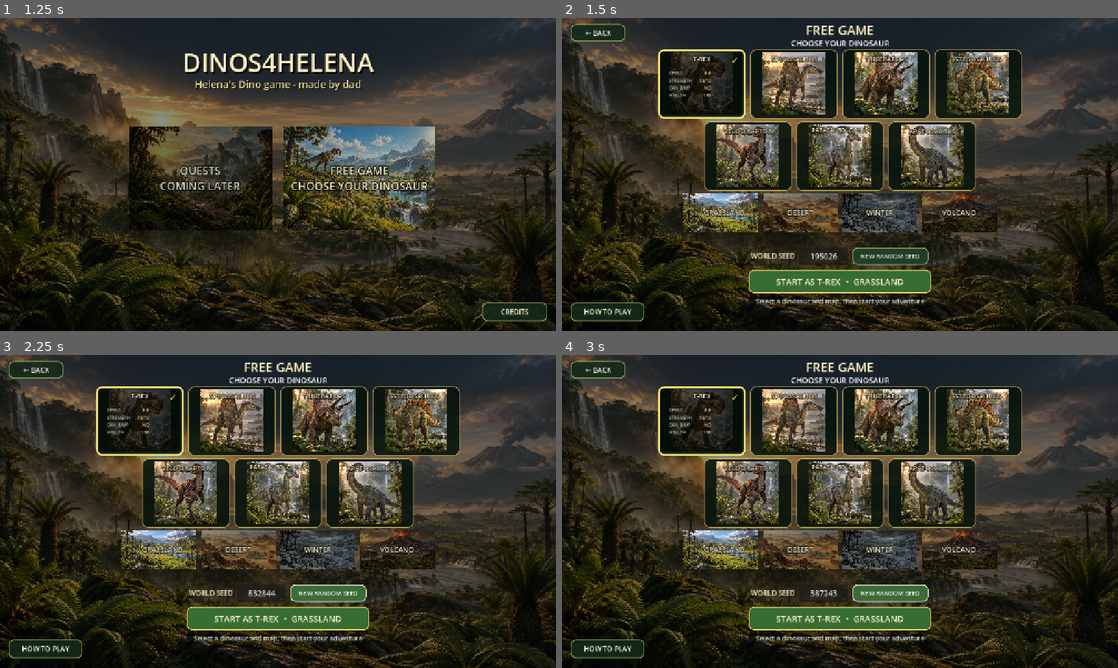
Above: before the commit, frames 1-4 (two rows, left to right).
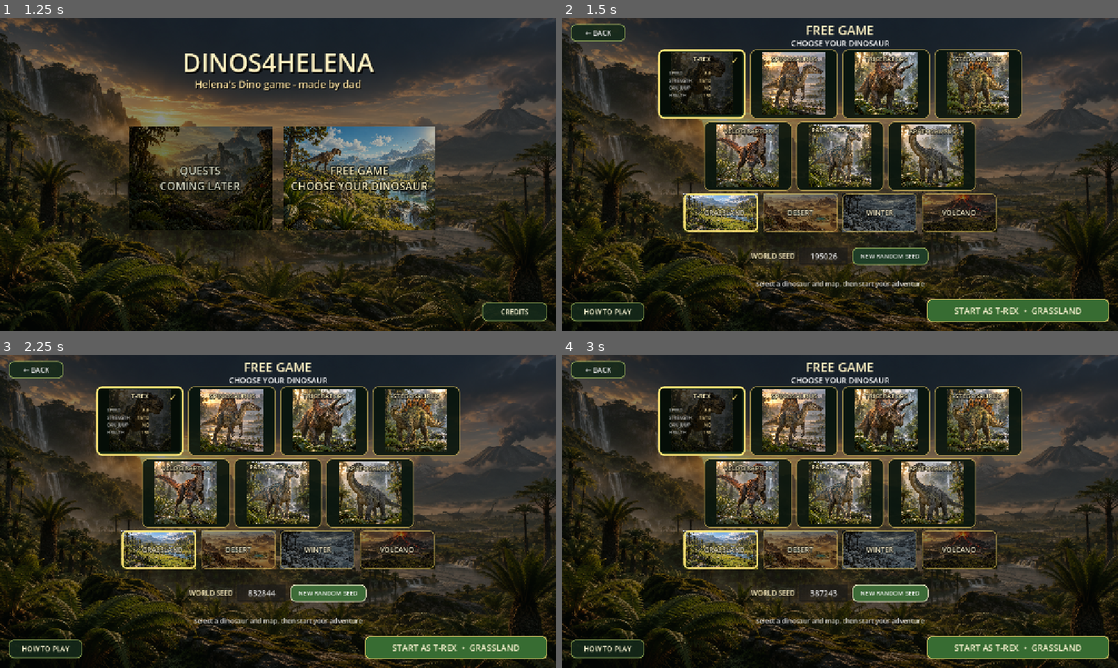
Above: after the commit, the same moments.

Repository: Studio-Level-6128/Dinos4Helena
Game: Godot game, scene res://scenes/main.tscn
Two runs of this game, one before a commit and one after it. Both use one fixed random seed, a clock stepped at 60 frames per second and the inputs below.
Inputs:
- Up to frame 1 (1.25 s): click "TAP TO CONTINUE" at 0.5 s
- Up to frame 2 (1.5 s): click "FREE GAME CHOOSE YOUR DINOSAUR" at 1.25 s
- Up to frame 3 (2.25 s): click "NEW RANDOM SEED" at 2 s
- Up to frame 4 (3 s): click "NEW RANDOM SEED" at 2.75 s

Frame 1 is identical in both runs. In frame 2, 5.9% of the frame differs, in the area x 21-99%, y 56-98%; in frame 3, 5.9%; in frame 4, 5.9%.

Commit message:
map themes fixes

Diff:
--- a/scripts/main.gd
+++ b/scripts/main.gd
@@ -431,6 +431,12 @@
 		theme_button.tooltip_text = "Select the %s map" % MAP_THEME_LABELS[theme_index].capitalize()
 		theme_button.pressed.connect(_select_map_theme.bind(theme_id))
 		theme_row.add_child(theme_button)
+		var rim := Panel.new()
+		rim.name = "ThemeRim"
+		rim.set_anchors_and_offsets_preset(Control.PRESET_FULL_RECT)
+		rim.mouse_filter = Control.MOUSE_FILTER_IGNORE
+		rim.add_theme_stylebox_override("panel", _theme_tile_rim_style(theme_id == selected_map_theme))
+		theme_button.add_child(rim)
 		map_theme_buttons[theme_id] = theme_button
 
 	var seed_row := HBoxContainer.new()
@@ -471,8 +477,8 @@
 
 	start_game_button = Button.new()
 	start_game_button.name = "StartGameButton"
-	start_game_button.set_anchors_preset(Control.PRESET_CENTER_TOP)
-	start_game_button.position = Vector2(-210, 579)
+	start_game_button.set_anchors_preset(Control.PRESET_BOTTOM_RIGHT)
+	start_game_button.position = Vector2(-440, -74)
 	start_game_button.size = Vector2(420, 54)
 	start_game_button.focus_mode = Control.FOCUS_NONE
 	start_game_button.add_theme_font_size_override("font_size", 20)
@@ -487,7 +493,7 @@
 	footer.text = "Select a dinosaur and map, then start your adventure"
 	footer.horizontal_alignment = HORIZONTAL_ALIGNMENT_CENTER
 	footer.set_anchors_preset(Control.PRESET_CENTER_TOP)
-	footer.position = Vector2(-350, 640)
+	footer.position = Vector2(-350, 600)
 	footer.size = Vector2(700, 28)
 	footer.add_theme_font_size_override("font_size", 15)
 	footer.add_theme_color_override("font_color", Color(1, 1, 1, 0.82))
@@ -574,6 +580,9 @@
 		button.add_theme_stylebox_override("normal", _tile_image_style(art, Color(1.0, 1.0, 1.0, 1.0) if selected else Color(0.54, 0.56, 0.53, 1.0)))
 		button.add_theme_stylebox_override("hover", _tile_image_style(art, Color(0.9, 0.92, 0.88, 1.0)))
 		button.add_theme_stylebox_override("pressed", _tile_image_style(art, Color(0.72, 0.74, 0.68, 1.0)))
+		var rim := button.find_child("ThemeRim", false, false) as Panel
+		if rim:
+			rim.add_theme_stylebox_override("panel", _theme_tile_rim_style(selected))
 
 
 func _update_start_button() -> void:
@@ -987,6 +996,15 @@
 	style.content_margin_right = 7
 	style.content_margin_top = 7
 	style.content_margin_bottom = 9
+	return style
+
+
+func _theme_tile_rim_style(selected := false) -> StyleBoxFlat:
+	var style := StyleBoxFlat.new()
+	style.bg_color = Color(0, 0, 0, 0)
+	style.border_color = Color("ffe778") if selected else Color(0.82, 0.72, 0.35, 0.72)
+	style.set_border_width_all(4 if selected else 2)
+	style.set_corner_radius_all(10)
 	return style
 
 
@@ -2016,6 +2034,15 @@
 			var inner := (ring_index + 1) * segments + segment_index
 			var inner_next := (ring_index + 1) * segments + next_segment
 			indices.append_array(PackedInt32Array([current, inner, next, next, inner, inner_next]))
+	# Seal the underside as well. It normally sits below the ground plane, but a
+	# closed mesh avoids holes when cameras use low angles or aggressive clipping.
+	var base_center := vertices.size()
+	vertices.append(Vector3(0.0, -0.35, 0.0))
+	normals.append(Vector3.DOWN)
+	uvs.append(Vector2(0.5, 0.5))
+	for segment_index in segments:
+		var next_segment := (segment_index + 1) % segments
+		indices.append_array(PackedInt32Array([base_center, next_segment, segment_index]))
 	var arrays := []
 	arrays.resize(Mesh.ARRAY_MAX)
 	arrays[Mesh.ARRAY_VERTEX] = vertices
@@ -2038,7 +2065,9 @@
 	var mountain := MeshInstance3D.new()
 	mountain.name = "TexturedVolcanoShell"
 	mountain.mesh = _volcano_shell_mesh()
-	mountain.material_override = GENERATED_MATERIALS.theme_ground_material("volcano", 0, 0.085)
+	var volcano_material := GENERATED_MATERIALS.theme_ground_material("volcano", 0, 0.085)
+	volcano_material.cull_mode = BaseMaterial3D.CULL_DISABLED
+	mountain.material_override = volcano_material
 	volcano.add_child(mountain)
 	_register_quality_geometry(mountain, "landmark")
 
--- a/tests/dinosaur_selection_smoke.gd
+++ b/tests/dinosaur_selection_smoke.gd
@@ -79,8 +79,19 @@
 	assert(theme_cards != null and theme_cards.get_child_count() == 4, "Visual map-theme cards are incomplete")
 	for theme_button in theme_cards.get_children():
 		assert((theme_button as Button).get_theme_stylebox("normal") is StyleBoxTexture, "Map theme card has no preview image")
+		var theme_rim := (theme_button as Button).find_child("ThemeRim", false, false) as Panel
+		assert(theme_rim != null, "Map theme card has no border rim")
+	var grassland_rim := (app.map_theme_buttons["grassland"] as Button).find_child("ThemeRim", false, false) as Panel
+	var desert_rim := (app.map_theme_buttons["desert"] as Button).find_child("ThemeRim", false, false) as Panel
+	assert((grassland_rim.get_theme_stylebox("panel") as StyleBoxFlat).border_width_top == 4, "Selected map theme should have a thick rim")
+	(app.map_theme_buttons["desert"] as Button).pressed.emit()
+	assert((desert_rim.get_theme_stylebox("panel") as StyleBoxFlat).border_width_top == 4, "Map theme rim did not follow selection")
+	assert((grassland_rim.get_theme_stylebox("panel") as StyleBoxFlat).border_width_top == 2, "Unselected map theme rim stayed highlighted")
+	(app.map_theme_buttons["grassland"] as Button).pressed.emit()
 	var start_button := app.menu_layer.find_child("StartGameButton", true, false) as Button
 	assert(start_button != null and "T-REX" in start_button.text, "Shared Start Game button is missing or stale")
+	assert(is_equal_approx(start_button.anchor_left, 1.0) and is_equal_approx(start_button.anchor_top, 1.0), "Start Game button is not anchored to the bottom-right corner")
+	assert(start_button.position.x >= 800.0 and start_button.position.y >= 630.0, "Start Game button is not positioned in the bottom-right safe area")
 	var back_button := app.menu_layer.find_child("BackToLandingButton", true, false) as Button
 	assert(back_button != null, "Free Game back button is missing")
 	back_button.pressed.emit()
--- a/tests/map_themes_smoke.gd
+++ b/tests/map_themes_smoke.gd
@@ -54,8 +54,10 @@
 	assert(volcano != null, "Central volcano is missing")
 	var shell := volcano.get_node_or_null("TexturedVolcanoShell") as MeshInstance3D
 	assert(shell != null and shell.mesh is ArrayMesh, "Volcano does not use the complex cratered mesh")
+	assert(shell.mesh.get_aabb().position.y < 0.0, "Volcano shell is still open underneath")
 	var shell_material := shell.material_override as StandardMaterial3D
 	assert(shell_material != null and shell_material.albedo_texture.resource_path.ends_with("ground_volcanic_basalt.png"), "Volcano shell is missing its basalt texture")
+	assert(shell_material.cull_mode == BaseMaterial3D.CULL_DISABLED, "Volcano shell can disappear through one-sided face culling")
 	var crater_lava := volcano.get_node_or_null("CraterLava") as MeshInstance3D
 	assert(crater_lava != null and crater_lava.position.y > 25.0, "Volcano crater is not filled with elevated lava")
 	assert(volcano.find_children("*", "CollisionShape3D", true, false).size() >= 5, "Volcano does not have a solid layered collider")
